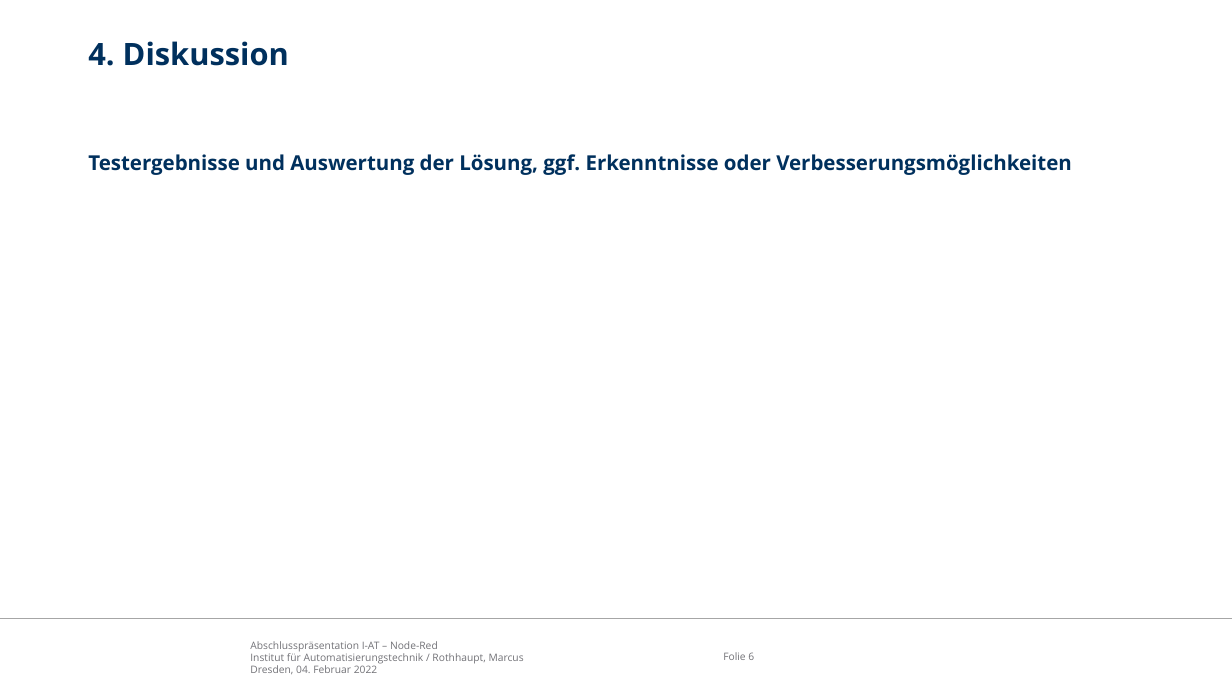
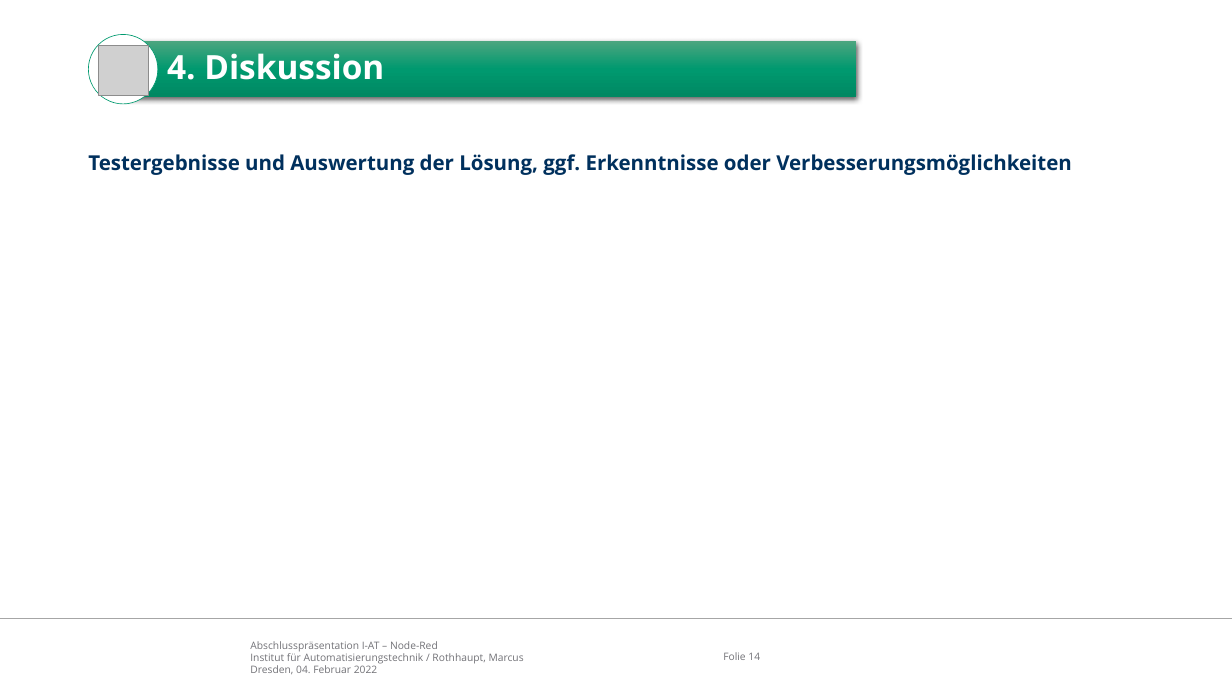
Before and after one commit to appist-dev/agteletud-node-red, a slide deck: slide 14 of docs/presentation/Abschlusspräsentation Node-Red.pptx (slide 6 before the commit). Drawn at 1232x693 pixels with LibreOffice and Linux fonts; fonts in the diff are those of the drawing; grey boxes stand for pictures; background and template pictures are left out. Boxes give left, top, right and bottom in pixels: in the first picture for what was removed or moved away, otherwise in the second. Text is boxed around its words. In the diff, an @@ line names an element or a change of style, - is before the commit and + after.

```diff
--- a/docs/presentation/Abschlusspräsentation Node-Red.pptx
+++ b/docs/presentation/Abschlusspräsentation Node-Red.pptx
@@ ellipse added at (89, 34, 158, 104), fill #FFFFFF, outline #009A6F 0.5 pt @@
@@ picture added at (98, 45, 148, 95) @@
@@ text "4. Diskussion": place and size @@
-text "4. Diskussion" at (88, 41, 289, 66)
+text "4. Diskussion" at (167, 53, 384, 80)
@@ text "4. Diskussion" at (167, 53, 384, 80): size 24 to 26 pt, text colour #00305D to #FFFFFF; line spacing 1 to 0.9; more space between paragraphs; vertical alignment top to middle @@
@@ rectangle added at (123, 42, 857, 97), fill gradient #4BA580 to #009A6F to #008963 @@
@@ page number at (723, 652, 760, 660): text changed @@
-Folie 6
+Folie 14
```
Also in this commit, not shown: 3 other slides changed, 12 slides added, 1 slide removed, 3 other files.
